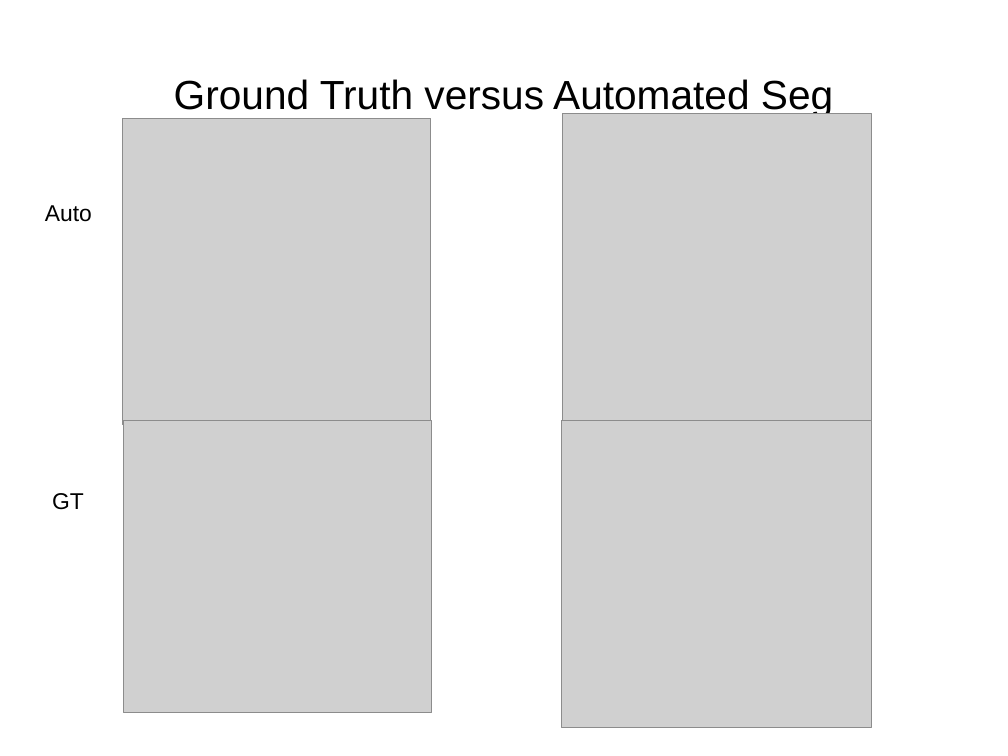
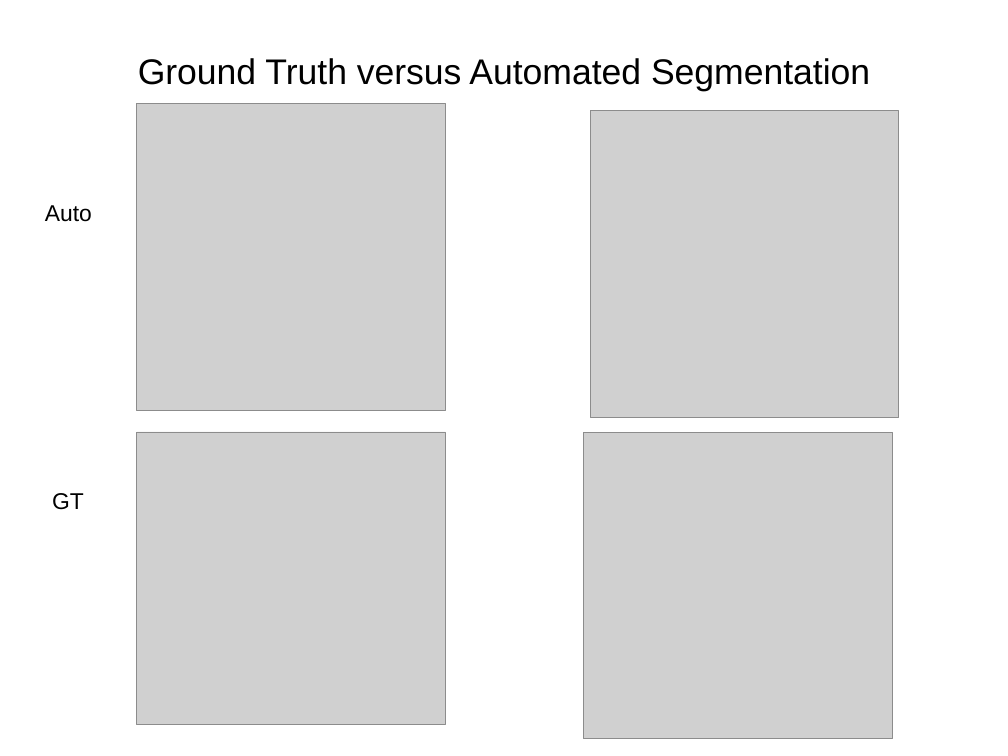
Before and after one commit to JohnnyTeutonic/view_all, a slide deck: slide 18 of Segmentation_Presentation.odp. Drawn at 1008x756 pixels with LibreOffice and Linux fonts; fonts in the diff are those of the drawing; grey boxes stand for pictures. Boxes give left, top, right and bottom in pixels: in the first picture for what was removed or moved away, otherwise in the second. Text is boxed around its words. In the diff, an @@ line names an element or a change of style, - is before the commit and + after.

Commit message:
Change spelling on presentation

```diff
--- a/Segmentation_Presentation.odp
+++ b/Segmentation_Presentation.odp
@@ title at (x1=138, y1=58, x2=870, y2=91): text changed; size 32 to 28 pt @@
-Ground Truth versus Automated Seg
+Ground Truth versus Automated Segmentation
@@ picture moved from (x1=123, y1=118, x2=431, y2=424) to (x1=137, y1=103, x2=445, y2=410) @@
@@ picture moved from (x1=563, y1=113, x2=871, y2=420) to (x1=591, y1=111, x2=899, y2=417) @@
@@ picture moved from (x1=123, y1=421, x2=432, y2=713) to (x1=137, y1=432, x2=445, y2=724) @@
@@ picture moved from (x1=562, y1=421, x2=872, y2=727) to (x1=584, y1=432, x2=894, y2=738) @@
```
Also in this commit, not shown: 8 other slides changed, 2 slides added.
